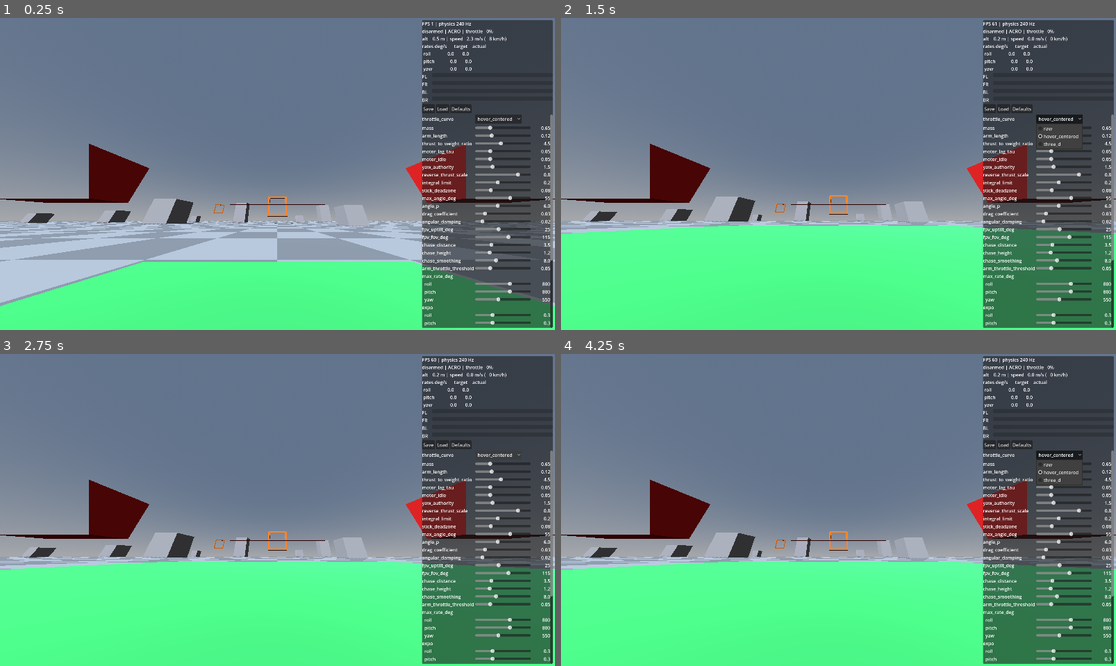
Above: before the commit, frames 1-4 (two rows, left to right).
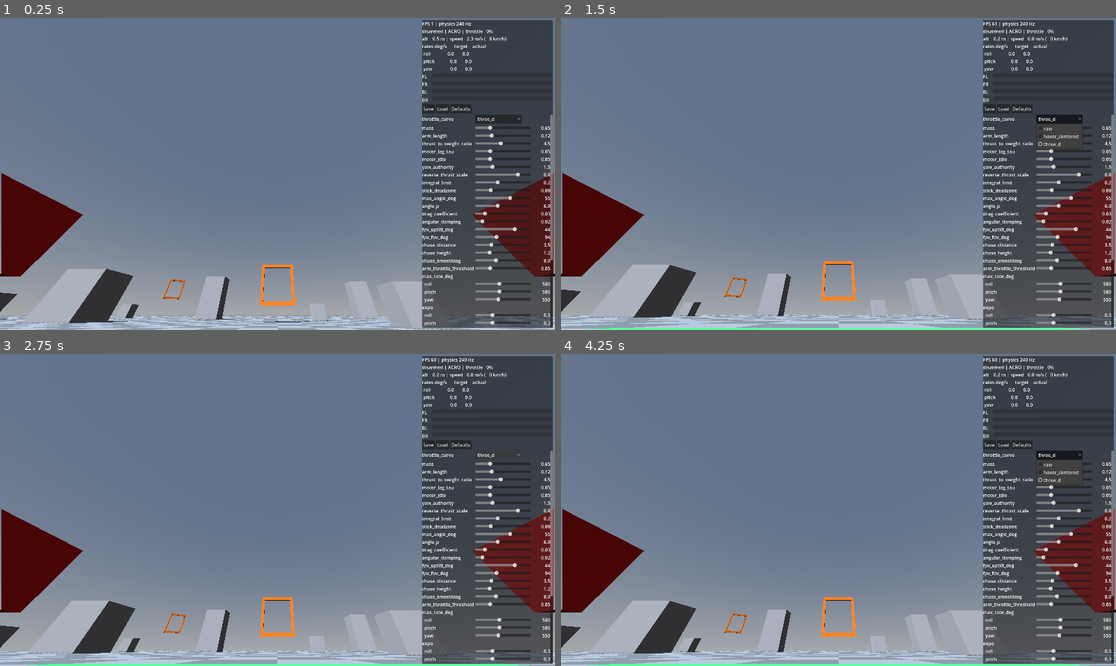
Above: after the commit, the same moments.

Repository: EhudVardi/QuadShot
Game: Godot game, scene res://scenes/main.tscn
Two runs of this game, one before a commit and one after it. Both use one fixed random seed, a clock stepped at 60 frames per second and the inputs below.
Inputs (mouse positions are in pixels of both pictures, inside the frame that each line leads up to):
- Up to frame 1 (0.25 s): no input
- Up to frame 2 (1.5 s): click "Defaults" at 0.5 s; click (1060, 117) at 1.25 s, where only the run before the commit has a clickable "hover_centered"
- Up to frame 3 (2.75 s): click (499, 453) at 2 s, where only the run after the commit has a clickable "three_d"
- Up to frame 4 (4.25 s): click "Defaults" at 2.75 s; click (1060, 453) at 3.5 s, where only the run before the commit has a clickable "hover_centered"

The runs differ from the first frame. In frame 1, 41% of the frame differs, in the area x 0-100%, y 31-100%; in frame 2, 45%; in frame 3, 45%; in frame 4, 45%.

Commit message:
Bake human-tuned defaults from the first tuning session
Checkpoint 3 outcome (handoff section 14): roll/pitch max rates
softened 800 -> 580 deg/s, FPV uptilt 25 -> 44 deg, FOV 115 -> 94.
Throttle curve defaults to the new 3D mode, which resolves the
50%-at-rest problem the raw curve had on a self-centering stick.

Diff:
--- a/resources/default_flight_config.tres
+++ b/resources/default_flight_config.tres
@@ -10,20 +10,21 @@
 motor_lag_tau = 0.05
 motor_idle = 0.05
 yaw_authority = 1.5
-max_rate_deg = Vector3(800, 800, 550)
+reverse_thrust_scale = 0.8
+max_rate_deg = Vector3(580, 580, 550)
 expo = Vector3(0.3, 0.3, 0.3)
 rate_p = Vector3(0.004, 0.004, 0.004)
 rate_i = Vector3(0.002, 0.002, 0.002)
 rate_d = Vector3(3e-05, 3e-05, 3e-05)
 integral_limit = 0.2
 stick_deadzone = 0.08
-throttle_curve = 1
+throttle_curve = 2
 max_angle_deg = 55.0
 angle_p = 6.0
 drag_coefficient = 0.03
 angular_damping = 0.02
-fpv_uptilt_deg = 25.0
-fpv_fov_deg = 115.0
+fpv_uptilt_deg = 44.0
+fpv_fov_deg = 94.0
 chase_distance = 3.5
 chase_height = 1.2
 chase_smoothing = 8.0
